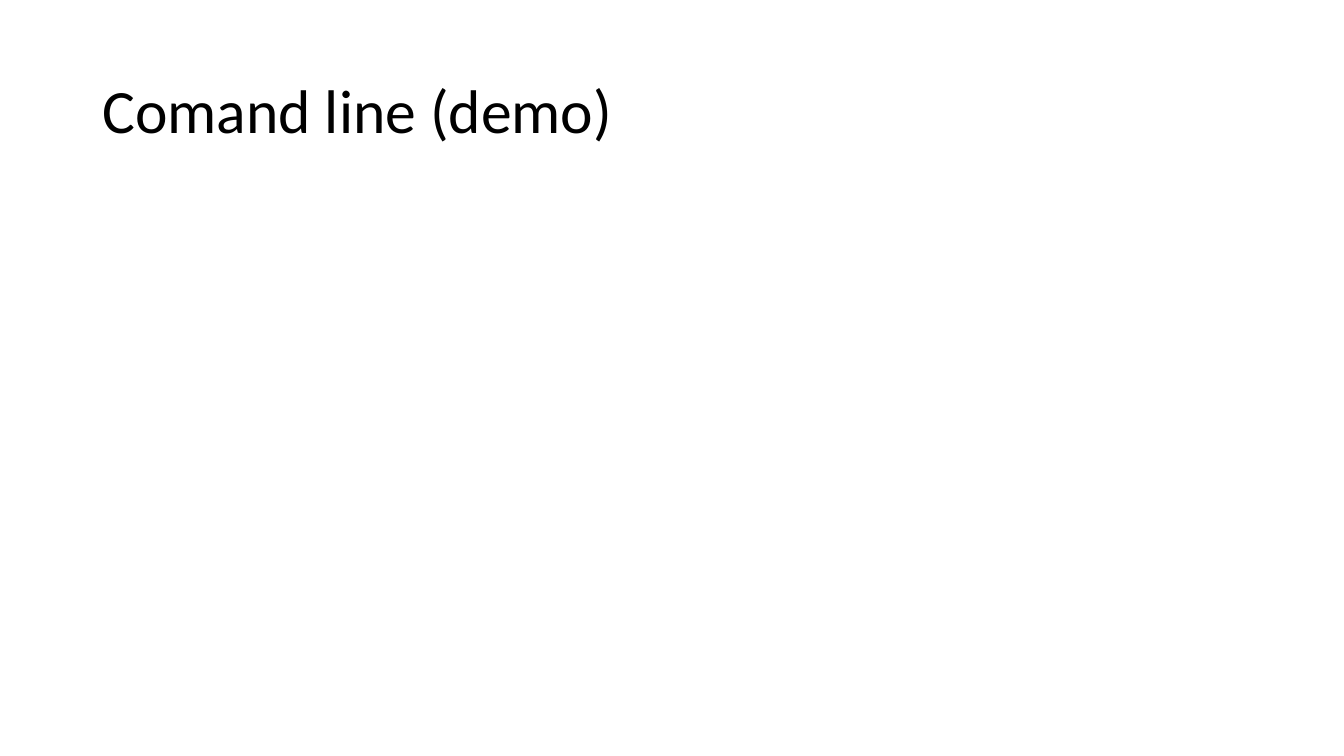
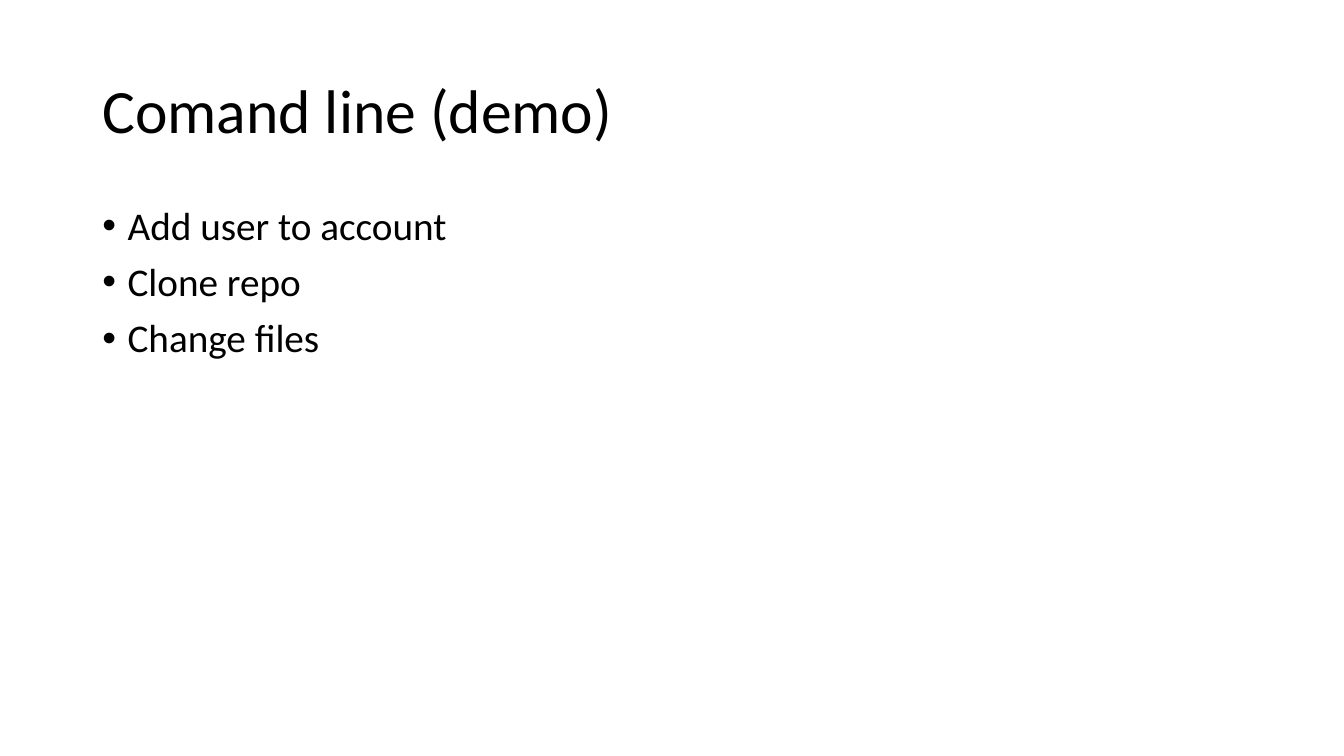
Before and after one commit to ToreAndreAsheim/tech-thursday, a slide deck: slide 14 of 2020-09-03 Git og Github/Git.pptx (slide 6 before the commit). Drawn at 1344x756 pixels with LibreOffice and Linux fonts; fonts in the diff are those of the drawing. Boxes give left, top, right and bottom in pixels: in the first picture for what was removed or moved away, otherwise in the second. Text is boxed around its words. In the diff, an @@ line names an element or a change of style, - is before the commit and + after.

```diff
--- a/2020-09-03 Git og Github/Git.pptx
+++ b/2020-09-03 Git og Github/Git.pptx
@@ text added at (128, 212, 446, 359), 28 pt, text #000000 @@
+• Add user to account
+• Clone repo
+• Change files
```
Also in this commit, not shown: 4 other slides changed, 10 slides added, 2 slides removed.
